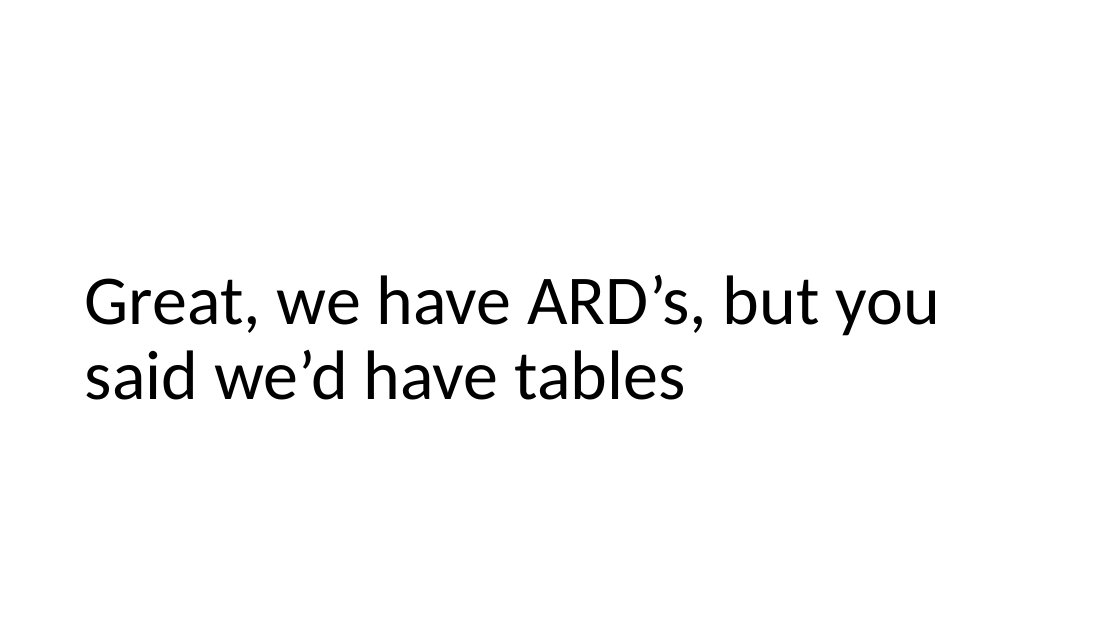
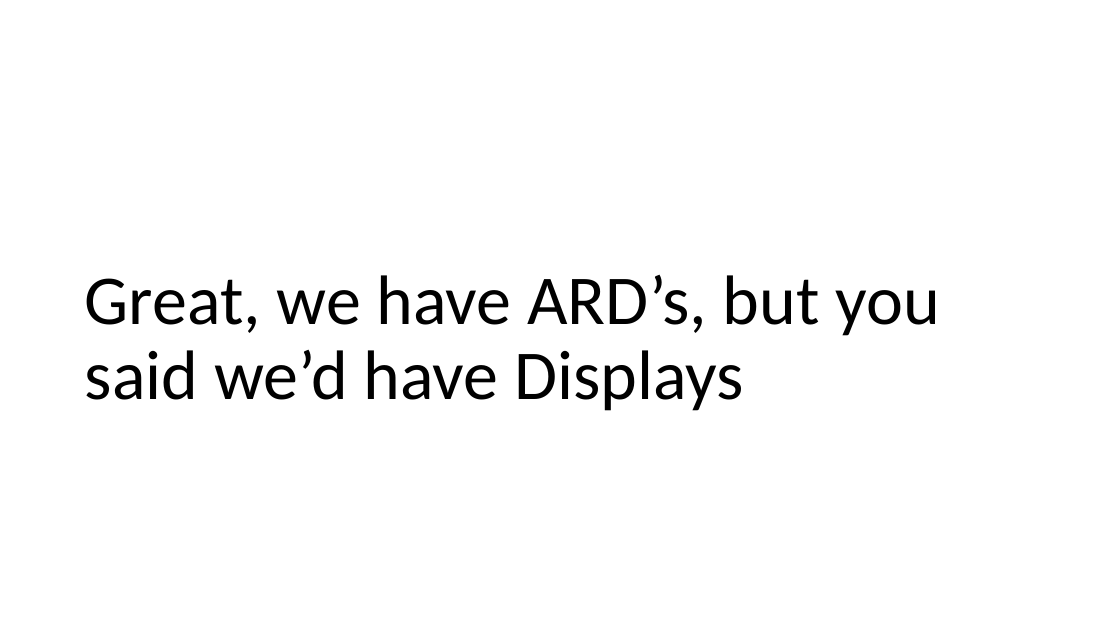
Before and after one commit to posit-conf-2023/r-pharma, a slide deck: slide 7 of 02-ARDs_and_Displays/ARDS and Tables.pptx (slide 6 before the commit). Drawn at 1120x630 pixels with LibreOffice and Linux fonts; fonts in the diff are those of the drawing. Boxes give left, top, right and bottom in pixels: in the first picture for what was removed or moved away, otherwise in the second. Text is boxed around its words. In the diff, an @@ line names an element or a change of style, - is before the commit and + after.

Commit message:
some slide clean up, add tfrmtbuilder to 01-ae_display

```diff
--- a/02-ARDs_and_Displays/ARDS and Tables.pptx
+++ b/02-ARDs_and_Displays/ARDS and Tables.pptx
@@ title at [85,274,941,411]: text changed @@
-Great, we have ARD’s, but you said we’d have tables
+Great, we have ARD’s, but you said we’d have Displays
```
Also in this commit, not shown: 12 other slides changed, 1 slide added, 1 other file.
